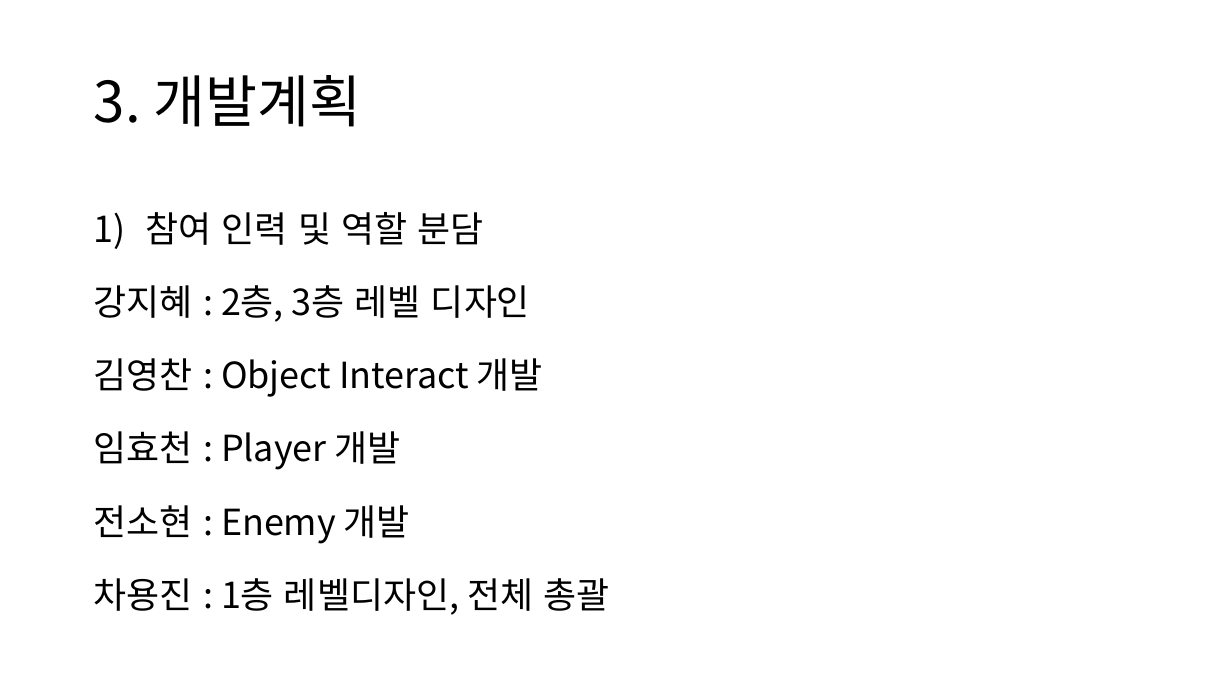
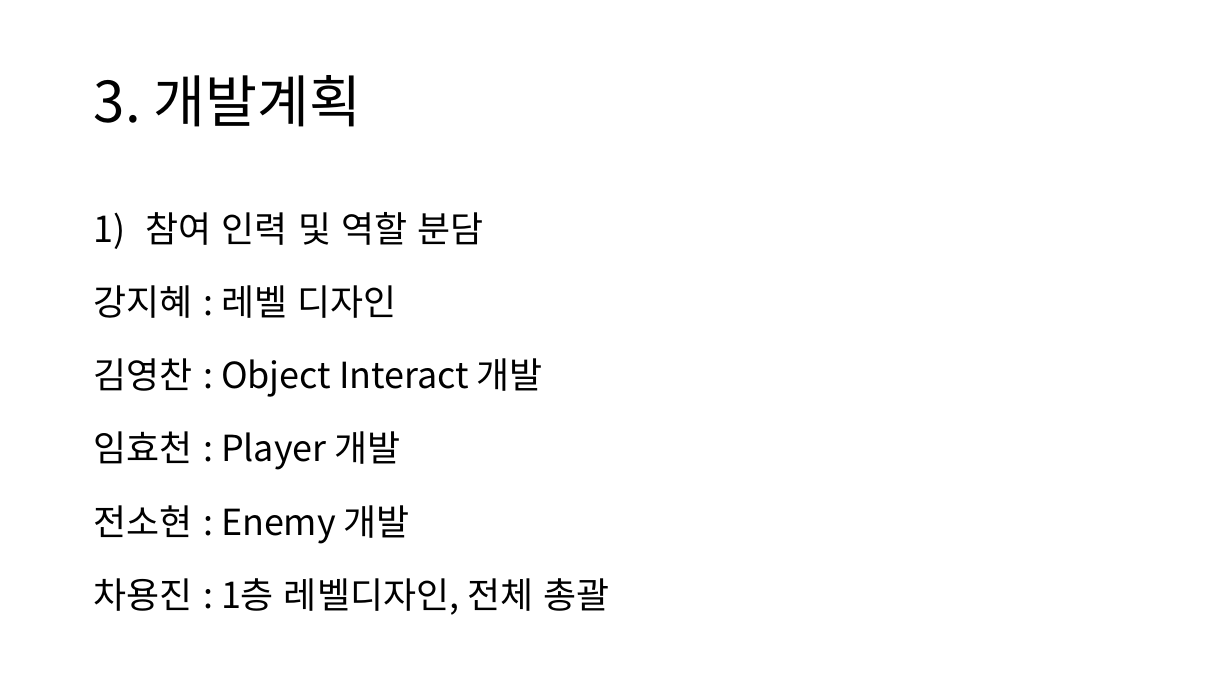
Before and after one commit to Mained606/SpaceShipLooting_VR, a slide deck: slide 9 of 진행/게임PPT/SpaceShip.pptx. Drawn at 1232x693 pixels with LibreOffice and Linux fonts; fonts in the diff are those of the drawing. Boxes give left, top, right and bottom in pixels: in the first picture for what was removed or moved away, otherwise in the second. Text is boxed around its words. In the diff, an @@ line names an element or a change of style, - is before the commit and + after.

```diff
--- a/진행/게임PPT/SpaceShip.pptx
+++ b/진행/게임PPT/SpaceShip.pptx
@@ text at (94,285,396,318): text changed @@
-강지혜 : 2층, 3층 레벨 디자인
+강지혜 : 레벨 디자인
```
Also in this commit, not shown: 38 other files.
